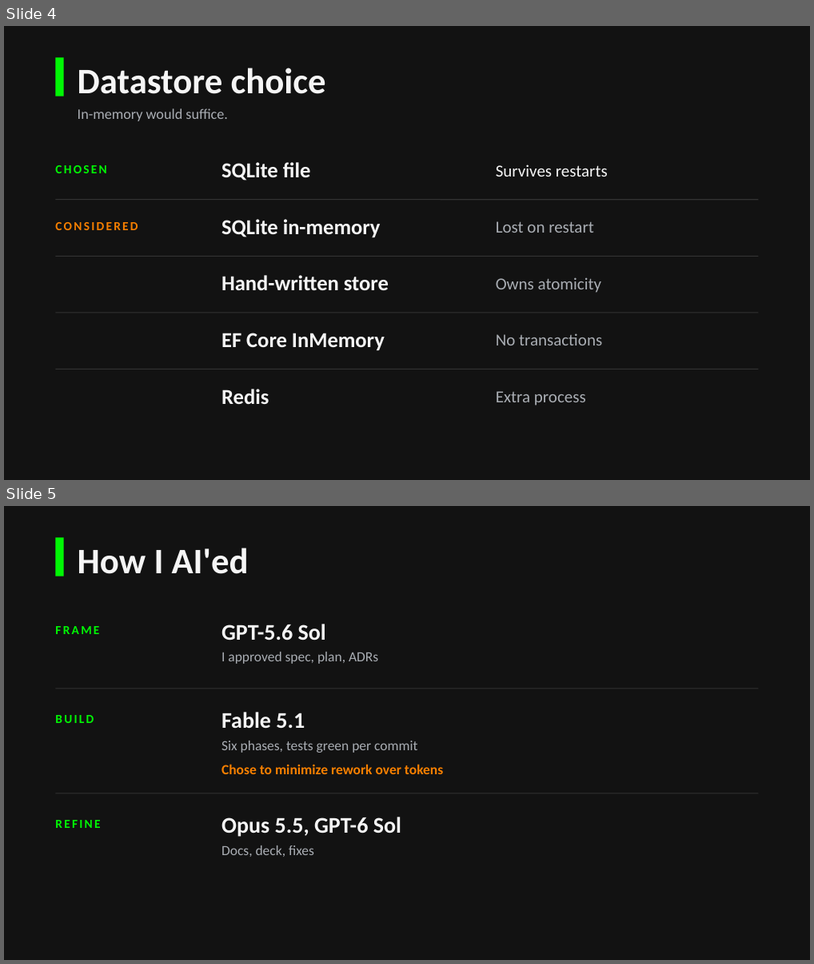
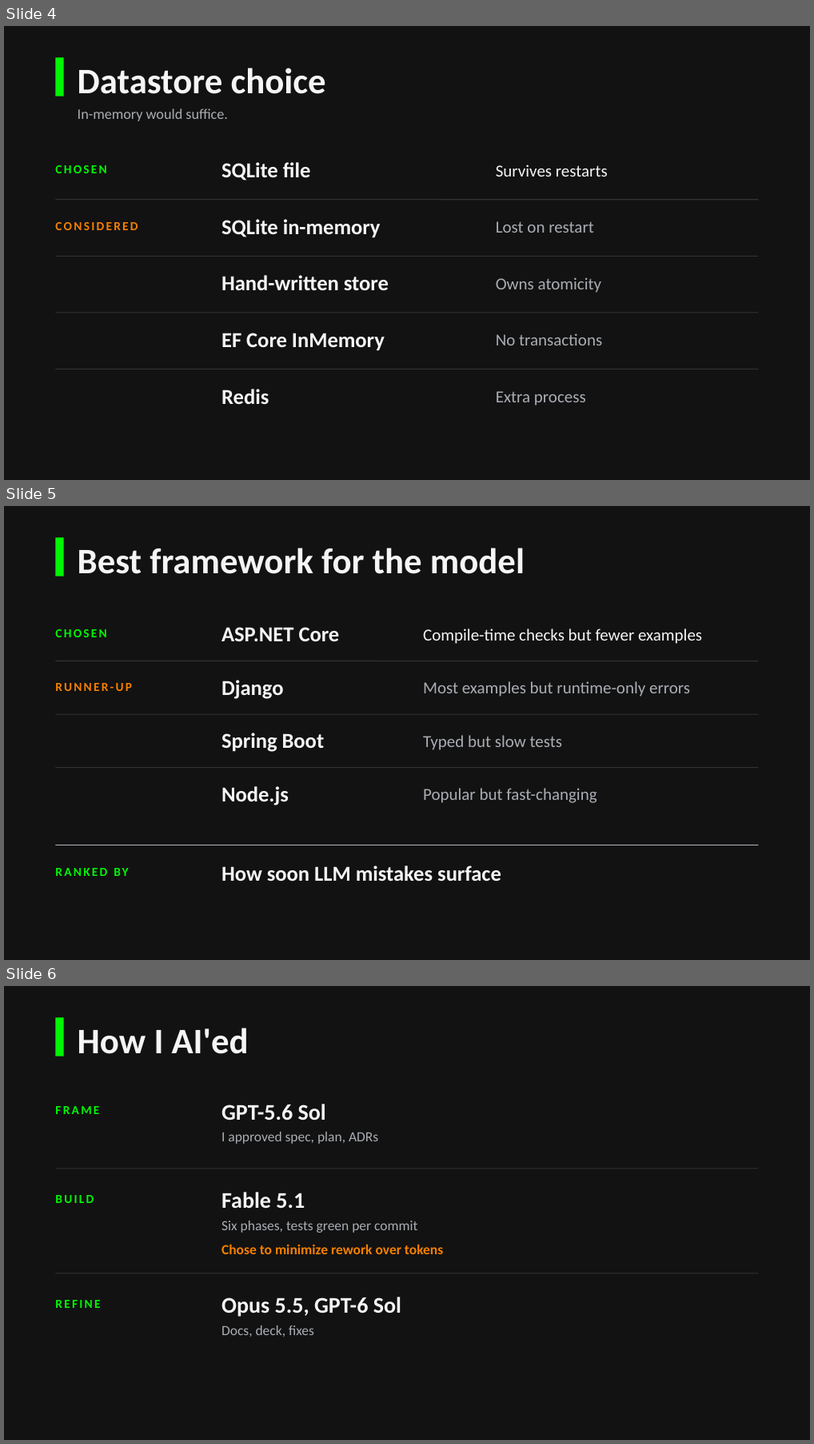
Before and after one commit to johndifini/atm, a slide deck: design/atm-deck.pptx. Shown one above the other, each under a label of ours: slides 4 and 5 before the commit, slides 4, 5 and 6 after it. The pictures are 814x964 and 814x1444 pixels, drawn with LibreOffice and Linux fonts; fonts in the diff are those of the drawing. Boxes give left, top, right and bottom in pixels: in the first picture for what was removed or moved away, otherwise in the second. Text is boxed around its words. In the diff, an @@ line names an element or a change of style, - is before the commit and + after.

```diff
--- a/design/atm-deck.pptx
+++ b/design/atm-deck.pptx
@@ slide 5 added at [4,506,810,960], background #121212 @@
@@ rectangle added at [56,537,64,576], fill #00F604 @@
@@ text added at [78,548,525,574], 32 pt, text #F5F5F5, bold @@
+Best framework for the model
@@ text added at [55,629,106,637], 11 pt, text #00F604, bold @@
+CHOSEN
@@ text added at [222,627,340,641], 19 pt, text #F5F5F5, bold @@
+ASP.NET Core
@@ text added at [423,628,702,644], 15 pt, text #F5F5F5 @@
+Compile-time checks but fewer examples
@@ line added from (56, 661) to (758, 661), #333333 0.75 pt @@
@@ text added at [55,683,132,691], 11 pt, text #F67F00, bold @@
+RUNNER-UP
@@ text added at [222,680,283,699], 19 pt, text #F5F5F5, bold @@
+Django
@@ text added at [423,681,690,696], 15 pt, text #A9ADB3 @@
+Most examples but runtime-only errors
@@ line added from (56, 714) to (758, 714), #333333 0.75 pt @@
@@ text added at [222,732,325,752], 19 pt, text #F5F5F5, bold @@
+Spring Boot
@@ text added at [423,735,562,750], 15 pt, text #A9ADB3 @@
+Typed but slow tests
@@ line added from (56, 768) to (758, 768), #333333 0.75 pt @@
@@ text added at [222,786,289,805], 19 pt, text #F5F5F5, bold @@
+Node.js
@@ text added at [423,788,597,803], 15 pt, text #A9ADB3 @@
+Popular but fast-changing
@@ line added from (56, 844) to (758, 844), #A9ADB3 0.75 pt @@
@@ text added at [222,865,502,880], 19 pt, text #F5F5F5, bold @@
+How soon LLM mistakes surface
@@ text added at [114,868,128,876], 11 pt, text #00F604, bold @@
+RANKED BY
@@ what was slide 5 is now slide 6 @@
```
Also in this commit, not shown: 1 slide changed, 2 other files.
